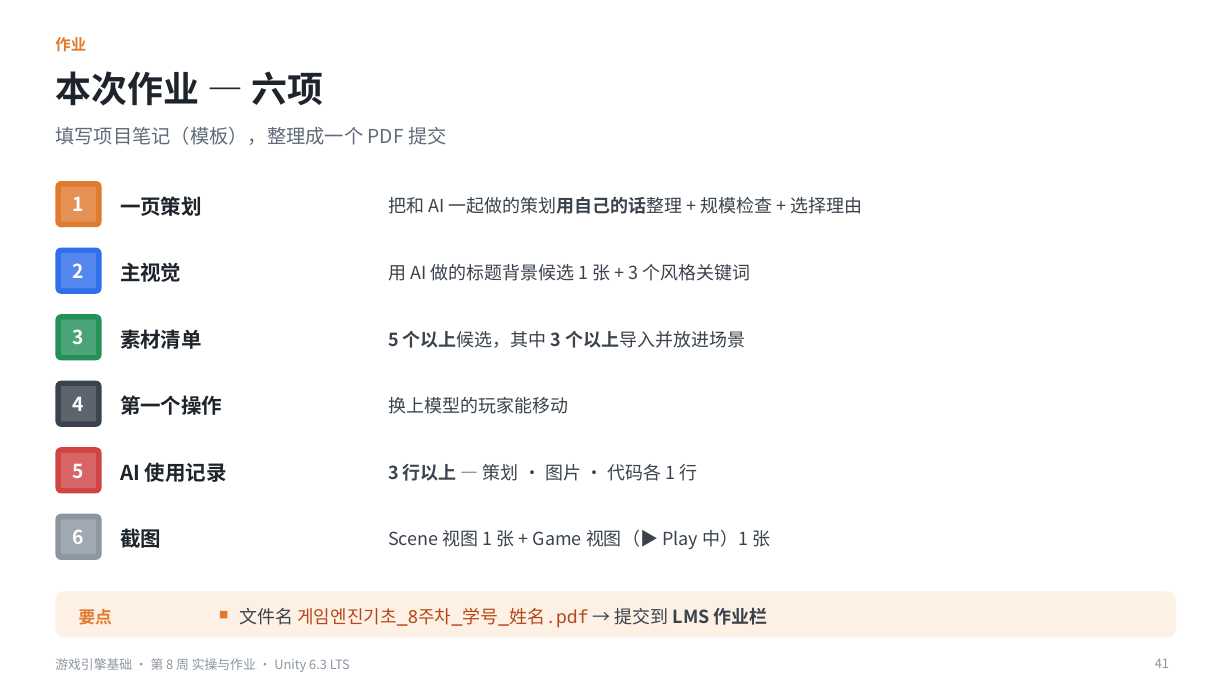
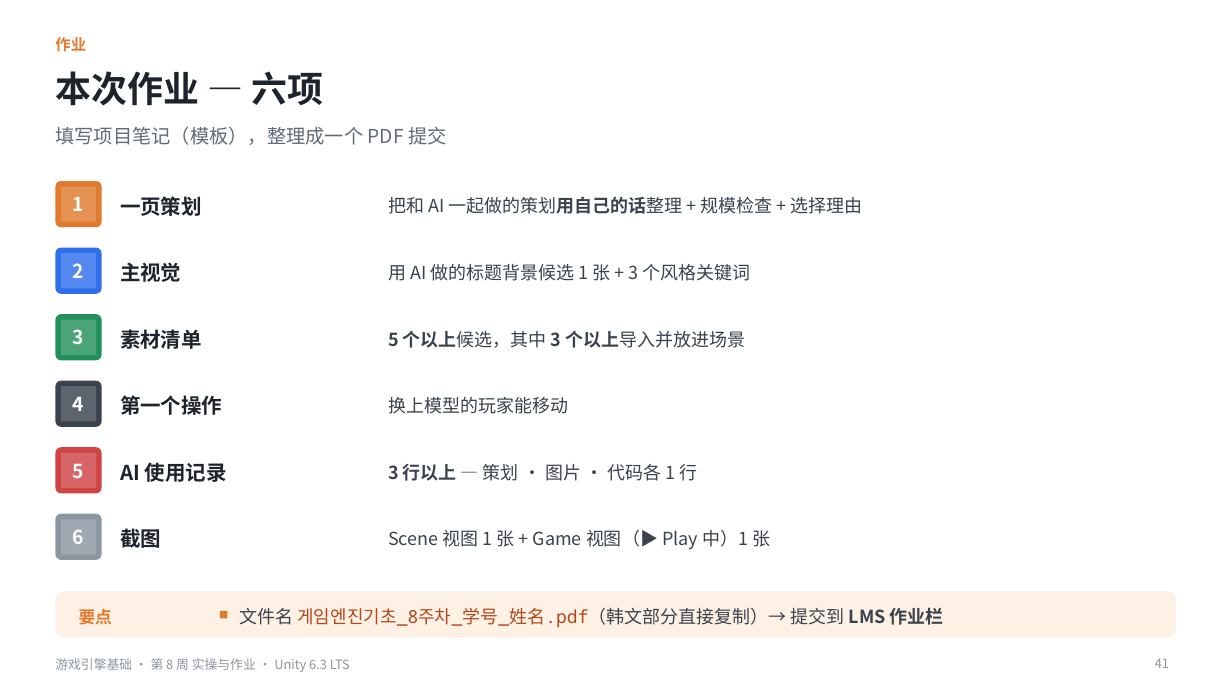
Before and after one commit to iplay-garden/game-engine-basics, a slide deck: slide 41 of 8주차/简体中文/游戏引擎基础_第8周_实操与作业指南_简体中文.pptx. Drawn at 1232x693 pixels with LibreOffice and Linux fonts; fonts in the diff are those of the drawing. Boxes give left, top, right and bottom in pixels: in the first picture for what was removed or moved away, otherwise in the second. Text is boxed around its words. In the diff, an @@ line names an element or a change of style, - is before the commit and + after.

```diff
--- a/8주차/简体中文/游戏引擎基础_第8周_实操与作业指南_简体中文.pptx
+++ b/8주차/简体中文/游戏引擎基础_第8周_实操与作业指南_简体中文.pptx
@@ text at (239, 607, 944, 628): text changed; font Noto Sans Mono to Noto Sans CJK SC; text colour #B5481A to #3A434D @@
-文件名 게임엔진기초_8주차_学号_姓名.pdf → 提交到 LMS 作业栏
+文件名 게임엔진기초_8주차_学号_姓名.pdf（韩文部分直接复制）→ 提交到 LMS 作业栏
```
Also in this commit, not shown: 3 other slides changed, 3 other files.
